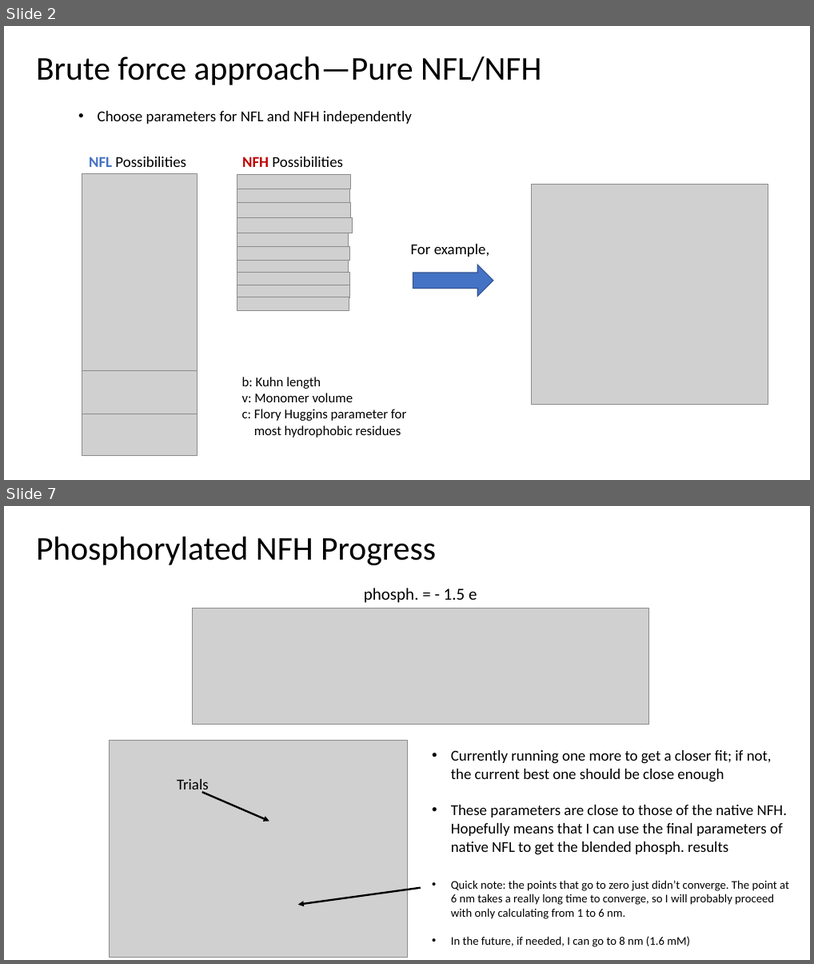
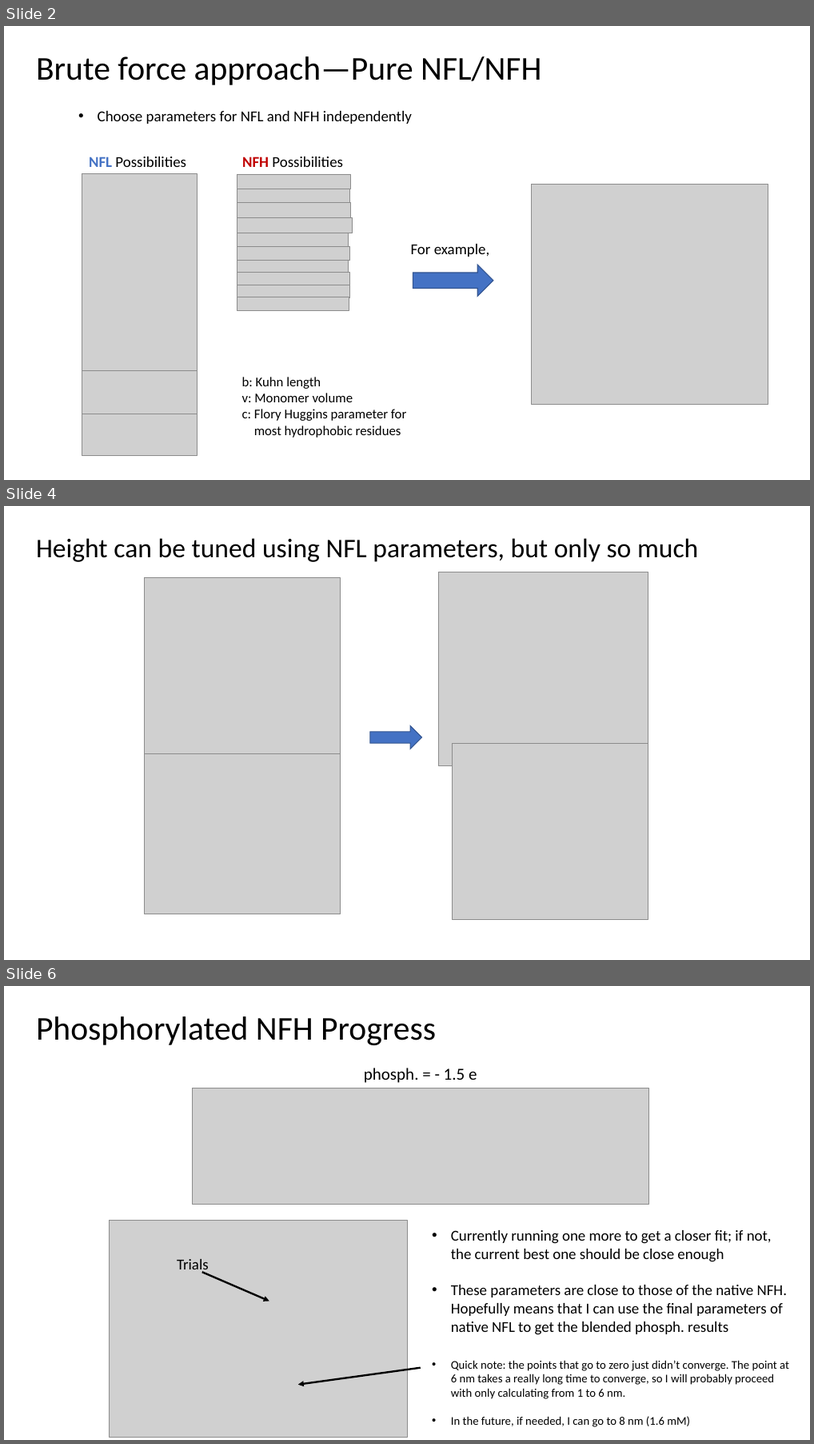
Before and after one commit to tyokokur/presentations, a slide deck: 20230331 EAD Update.pptx. Shown one above the other, each under a label of ours: slides 2 and 7 before the commit, slides 2, 4 and 6 after it; the slides between them are not shown. The pictures are 814x964 and 814x1444 pixels, drawn with LibreOffice and Linux fonts; fonts in the diff are those of the drawing; grey boxes stand for pictures. Boxes give left, top, right and bottom in pixels: in the first picture for what was removed or moved away, otherwise in the second. Text is boxed around its words. In the diff, an @@ line names an element or a change of style, - is before the commit and + after.

```diff
--- a/20230331 EAD Update.pptx
+++ b/20230331 EAD Update.pptx
@@ slide 4 added at bbox=[4, 506, 810, 960], background #FFFFFF @@
@@ title added at bbox=[36, 538, 698, 562], 32 pt, text #000000 @@
+Height can be tuned using NFL parameters, but only so much
@@ picture added at bbox=[144, 577, 340, 753] @@
@@ picture added at bbox=[439, 572, 648, 766] @@
@@ picture added at bbox=[144, 737, 340, 913] @@
@@ right arrow added at bbox=[370, 725, 422, 748], fill #4472C4, outline #325491 1 pt @@
@@ picture added at bbox=[452, 743, 648, 919] @@
@@ what was slide 7 is now slide 6 @@
```
Also in this commit, not shown: 1 slide changed, 1 other slide added, 3 slides removed.
